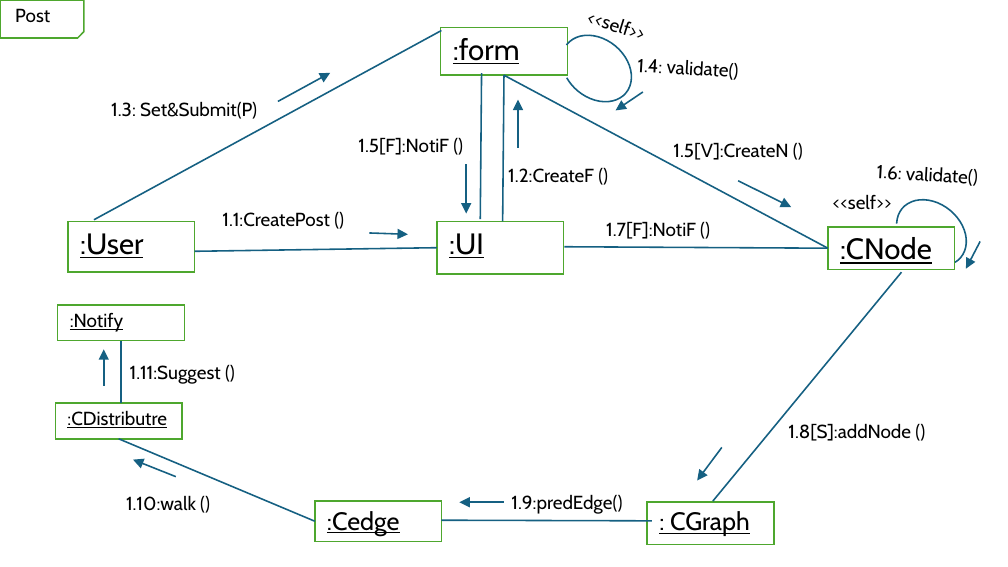
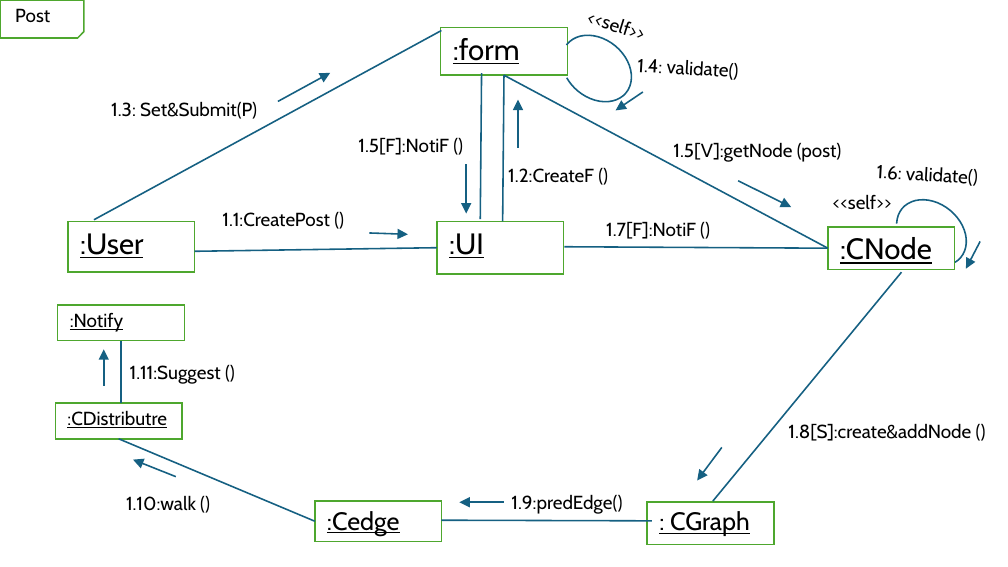
Before and after one commit to nguyenngoctung75/IT3120-PTTKHT, a slide deck: slide 2 of Communication Diagram/postcomunicate.pptx. Drawn at 1008x567 pixels with LibreOffice and Linux fonts; fonts in the diff are those of the drawing. Boxes give left, top, right and bottom in pixels: in the first picture for what was removed or moved away, otherwise in the second. Text is boxed around its words. In the diff, an @@ line names an element or a change of style, - is before the commit and + after.

```diff
--- a/Communication Diagram/postcomunicate.pptx
+++ b/Communication Diagram/postcomunicate.pptx
@@ text at [673,142,842,162]: text changed @@
-1.5[V]:CreateN ()
+1.5[V]:getNode (post)
@@ text at [788,423,971,441]: text changed @@
-1.8[S]:addNode ()
+1.8[S]:create&addNode ()
```
Also in this commit, not shown: 1 other slide changed, 4 other files.
